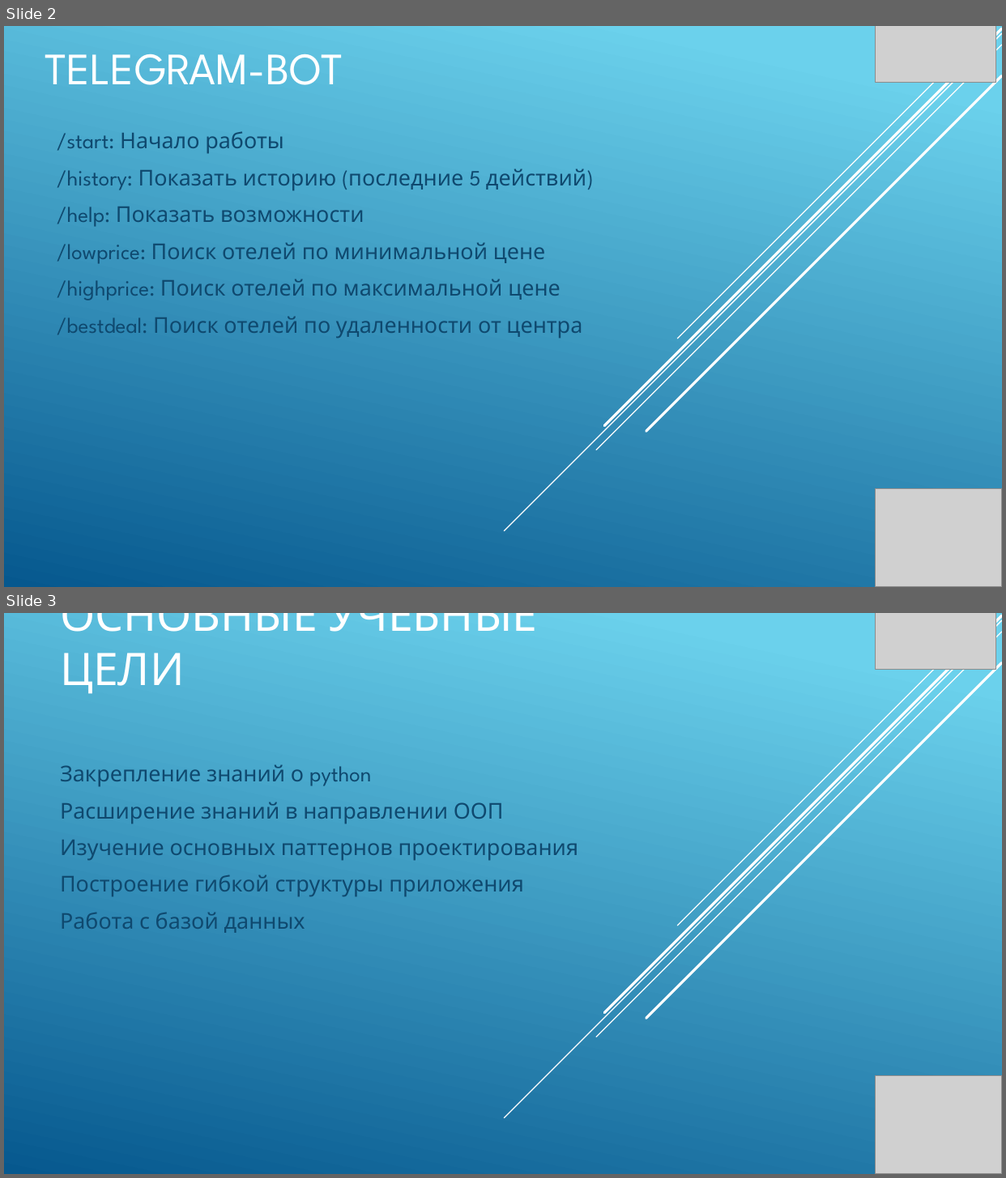
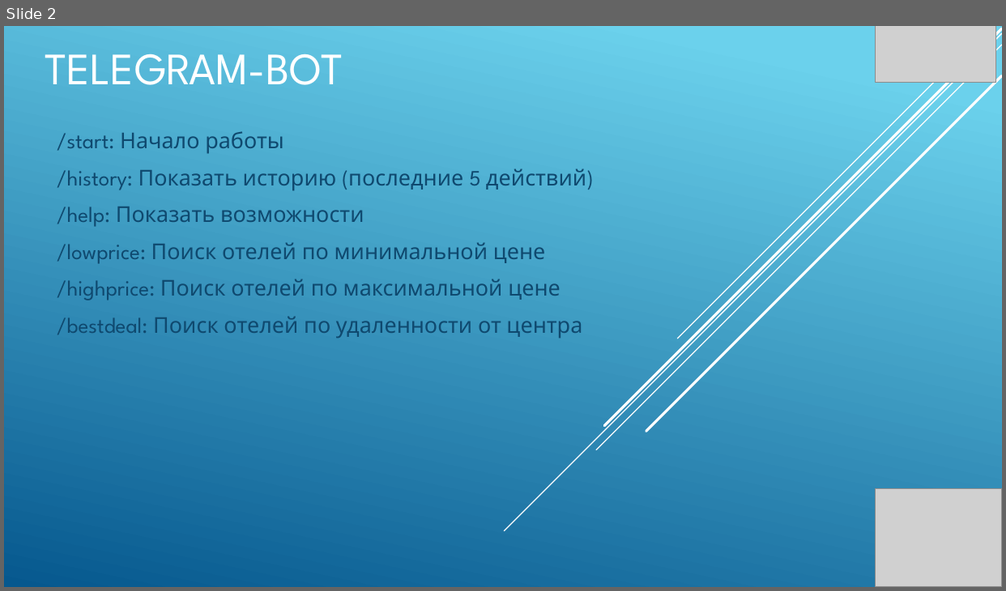
Before and after one commit to nosenkoek/telegram-bot-hotels, a slide deck: presentation.pptx. Shown one above the other, each under a label of ours: slides 2 and 3 before the commit, slide 2 after it. The pictures are 1006x1178 and 1006x591 pixels, drawn with LibreOffice and Linux fonts; fonts in the diff are those of the drawing; grey boxes stand for pictures. Boxes give left, top, right and bottom in pixels: in the first picture for what was removed or moved away, otherwise in the second. Text is boxed around its words. In the diff, an @@ line names an element or a change of style, - is before the commit and + after.

```diff
--- a/presentation.pptx
+++ b/presentation.pptx
@@ slide 3 removed at [4,613,1002,1174], background gradient #6ED2EB to #06588E; not listed: 5 template elements that a slide beside it also shows @@
@@ title removed at [60,613,538,694] @@
-ОСНОВНЫЕ УЧЕБНЫЕ ЦЕЛИ
@@ picture removed at [876,613,996,669] @@
@@ subtitle removed at [60,764,578,933] @@
-Закрепление знаний о python
-Расширение знаний в направлении ООП
-Изучение основных паттернов проектирования
-Построение гибкой структуры приложения
-Работа с базой данных
@@ picture removed at [876,1076,1002,1174] @@
```
Also in this commit, not shown: 2 other slides removed, 3 other files.
